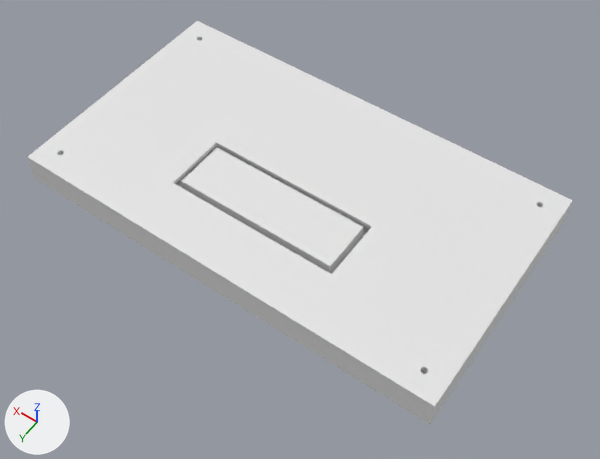
The Blender file 3D printed parts/enclosure.blend as it was, and as the next commit left it.
Rendered twice from a camera (50 mm lens) standing at (-32.6, 193.3, 219.9) and looking at (70.9, 48.4, -7.8). Every picture has the same lights, and +X, +Y and +Z are marked at lower left. The picture after the commit comes second.

Script lines for the objects in view, before the commit:
```python
me_cube_001 = bpy.data.meshes.new('Cube.001')
me_cube_001.from_pydata(...)  # 1654 vertices, 1134 faces; spans x -3.0..158.0, y -3.0..88.0, z 0.0..12.0
me_cube_003 = bpy.data.meshes.new('Cube.003')
me_cube_003.from_pydata(...)  # 1040 vertices, 528 faces; spans x 0.0..155.0, y 0.0..85.0, z 0.0..10.0
ob_front = bpy.data.objects.new('Front', me_cube_001)
ob_front.location = (0.0, 0.0, 9.3)
ob_front.scale = (1.0, 1.0, -1.0)
ob_pcb_board = bpy.data.objects.new('PCB board', me_cube_003)
ob_pcb_board.location = (0.0, 0.0, 0.0)
```
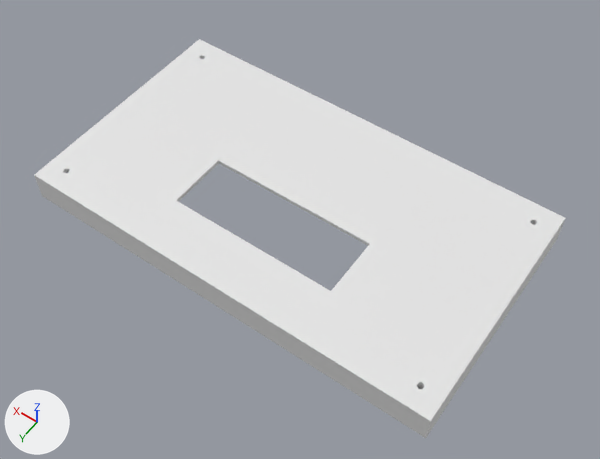
Commit message: Preparing for nutted slots

ob_m2_nut_slot_with_tolerances is not drawn itself; it is used by a modifier of ob_front.

Changed parts and their boxes (x1, y1, x2, y2) in the pictures (600 x 459 px):
'Front', moved, modifiers changed, reshaped: before (27, 21, 573, 425); after (34, 39, 565, 438)
'PCB board', hidden: before (176, 146, 370, 274)

Edits to the bpy script that builds the scene:
```text
Change me_cube_001:
    used by ob_front; location = (0.0, 0.0, 9.3); scale = (1.0, 1.0, -1.0)
    remove me_cube_001.from_pydata(...)  # 1654 vertices, 1134 faces; spans x -3.0..158.0, y -3.0..88.0, z 0.0..12.0
    add me_cube_001.from_pydata(...)  # 1654 vertices, 1134 faces; spans x 0.0..161.0, y -91.0..0.0, z 0.0..12.0
    me_cube_001 part 1: the whole mesh is moved by (3.0, -88.0, 0.0)
Add me_cylinder_002:
    me_cylinder_002.from_pydata([(-2.17, 3.75, -2.0), (-2.17, 3.75, 0.0), (0.0, 2.5, -2.0), (0.0, 2.5, 0.0), (0.0, 0.0, -2.0), (0.0, 0.0, 0.0), (-2.17, -1.25, -2.0), (-2.17, -1.25, 0.0), (-4.33, 0.0, -2.0), (-4.33, 0.0, 0.0), (-4.33, 2.5, -2.0), (-4.33, 2.5, 0.0), (-11.43, 9.1, -2.0), (-11.43, 9.1, 0.0), (-13.6, 5.35, 0.0), (-13.6, 5.35, -2.0), (-13.6, 7.85, -2.0), (-13.6, 7.85, 0.0)], [], [(0, 1, 3, 2), (2, 3, 5, 4), (4, 5, 7, 6), (6, 7, 9, 8), (3, 1, 11, 9, 7, 5), (1, 0, 12, 13), (11, 1, 13, 17), (0, 2, 4, 6, 8, 10), (15, 14, 17, 16), (16, 17, 13, 12), (10, 8, 15, 16), (0, 10, 16, 12), (9, 11, 17, 14), (8, 9, 14, 15)])
Change ob_pcb_board:
    add ob_pcb_board.hide_set(True)
Change ob_front:
    ob_front.location: (0.0, 0.0, 9.3) -> (-3.0, 88.0, 0.0)
    add _m = ob_front.modifiers.new('Boolean', 'BOOLEAN')
    add _m.object = ob_m2_nut_slot_with_tolerances
Add ob_m2_nut_slot_with_tolerances:
    ob_m2_nut_slot_with_tolerances = bpy.data.objects.new('M2 nut slot with tolerances', me_cylinder_002)
    ob_m2_nut_slot_with_tolerances.location = (152.4, 80.0, -1.6)
    ob_m2_nut_slot_with_tolerances.rotation_euler = (0.0, 0.0, 0.524)  # degrees (0, 0, 30)
    ob_m2_nut_slot_with_tolerances.hide_set(True)
```
